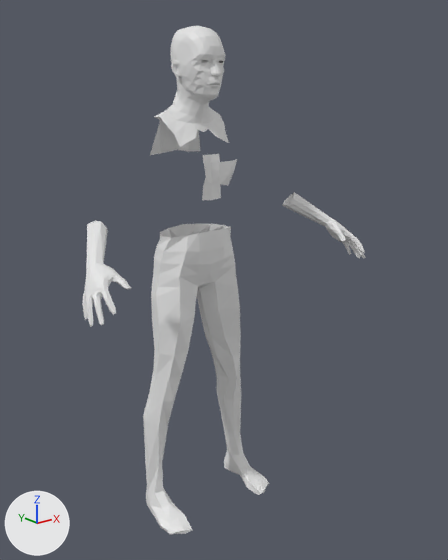
Before and after pictures for a commit that changed the OBJ model models/male1591.obj.
Camera for both pictures: a camera (50 mm lens) standing at (-1.261, -1.767, 1.561) and looking at (0.033, -0.149, 0.914). The axes (+X, +Y, +Z) are drawn at lower left. The lights are the same throughout. Where no turn or scale is listed for an object, it has been applied to the vertices.

The first picture shows 'male1591'.
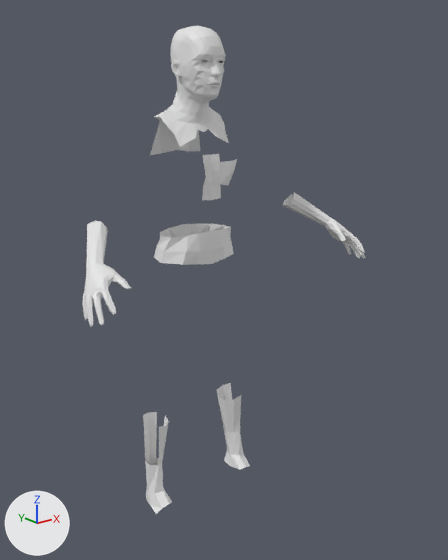
Pixel boxes (x1, y1, x2, y2) of what changed, in the pictures (448 x 560 px):
'male1591', reshaped: before (82, 26, 365, 534); after (82, 26, 365, 514)
part 1 of me_male1591, deleted: before (143, 254, 269, 534)

Edits to the bpy script that builds the scene:
```text
Change me_male1591:
    used by ob_male1591; location = (0.0, 0.0, 0.0)
    remove me_male1591.from_pydata(...)  # 1461 vertices, 2805 faces; spans x -0.56..0.56, y -0.37..0.09, z 0.0..1.74
    add me_male1591.from_pydata(...)  # 1273 vertices, 2373 faces; spans x -0.56..0.56, y -0.37..0.09, z 0.04..1.74
    me_male1591 part 1
    188 vertices are removed from x -0.25..0.25, y -0.22..0.07, z 0.0..0.94
    432 faces are deleted
```
